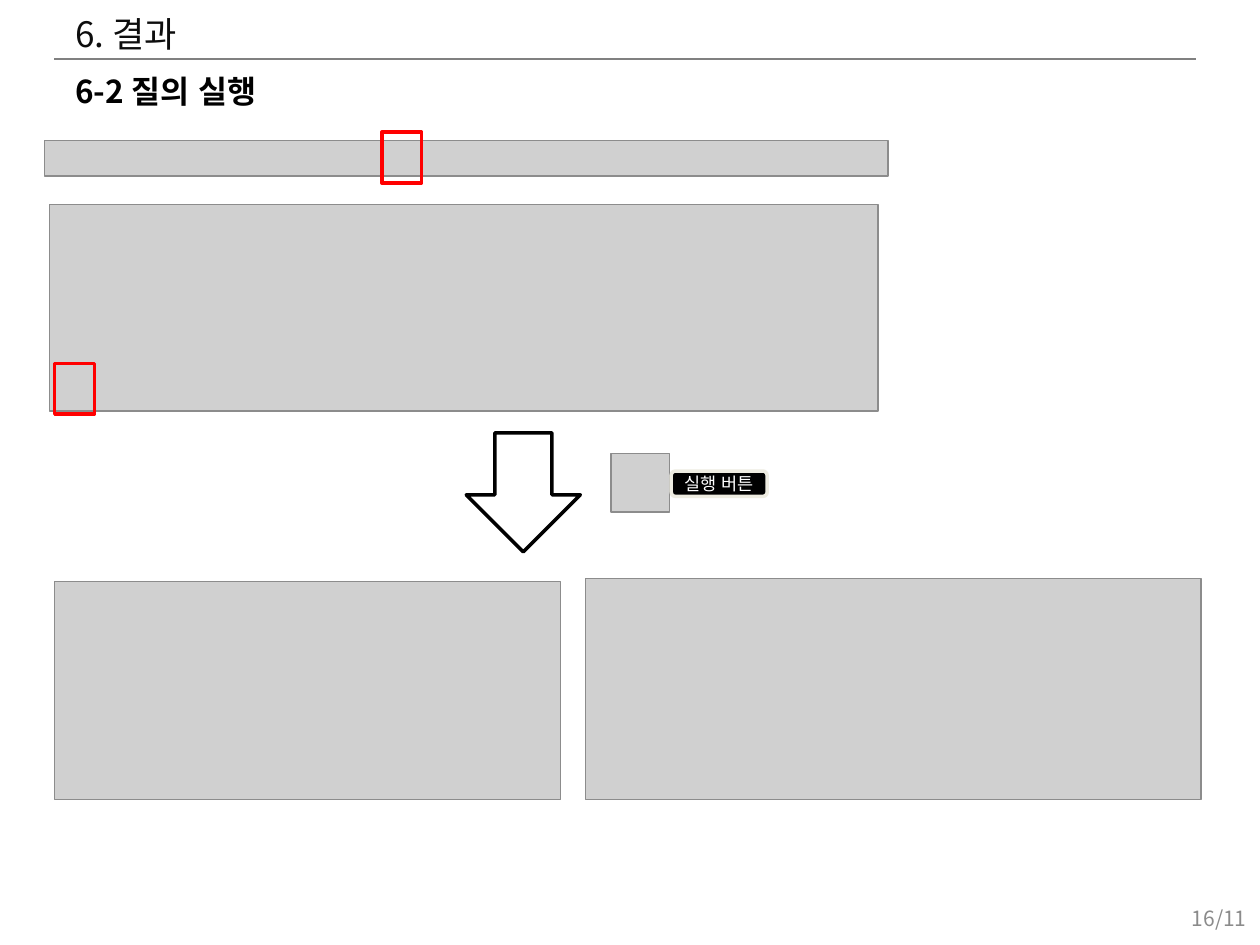
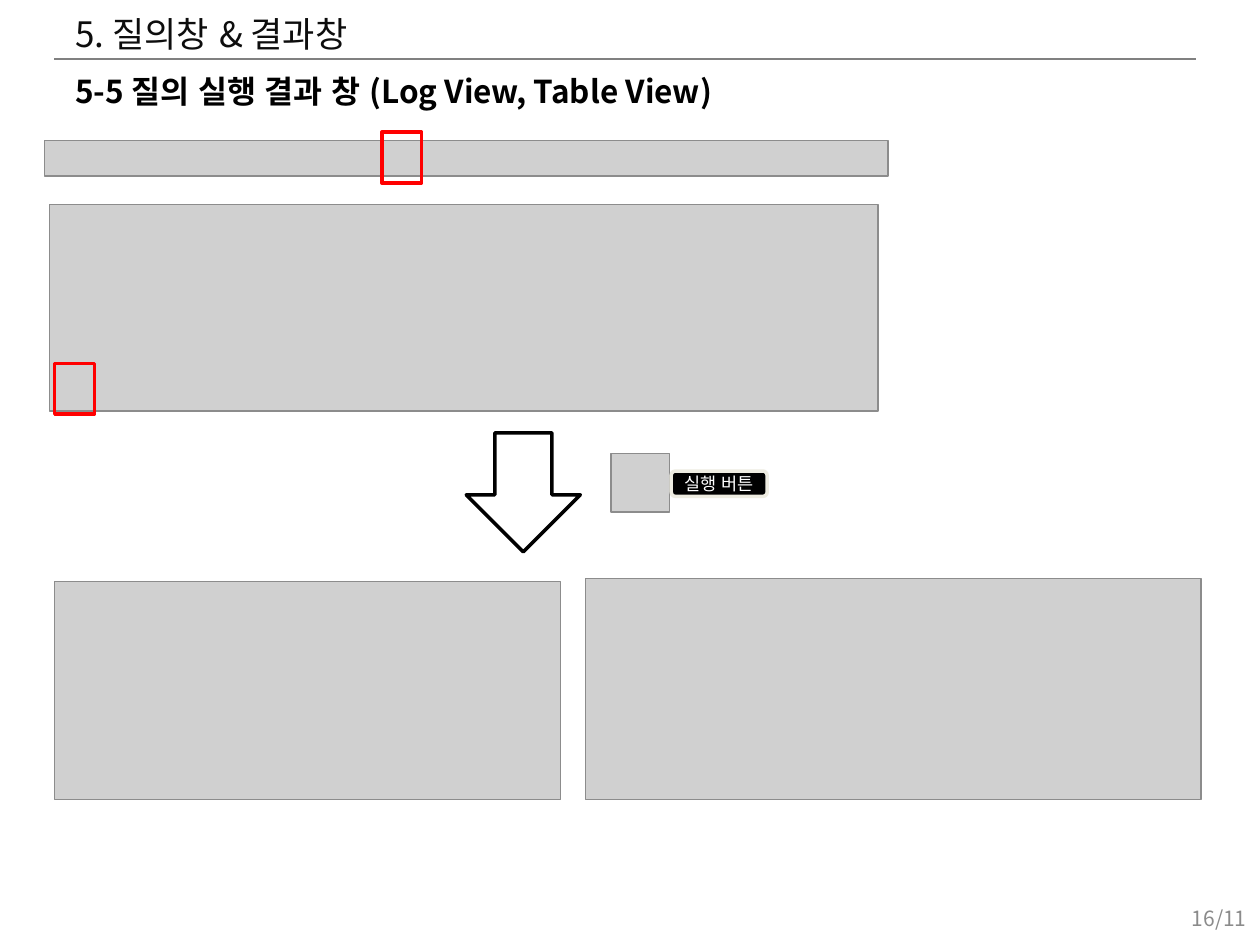
Before and after one commit to hwany7seo/gdbms_document, a slide deck: slide 16 of mockup/시각화도구_UI_UX_기획서.pptx. Drawn at 1260x945 pixels with LibreOffice and Linux fonts; fonts in the diff are those of the drawing; grey boxes stand for pictures. Boxes give left, top, right and bottom in pixels: in the first picture for what was removed or moved away, otherwise in the second. Text is boxed around its words. In the diff, an @@ line names an element or a change of style, - is before the commit and + after.

```diff
--- a/mockup/시각화도구_UI_UX_기획서.pptx
+++ b/mockup/시각화도구_UI_UX_기획서.pptx
@@ title at (75,18,348,50): text changed @@
-6. 결과
+5. 질의창 & 결과창
@@ text at (75,76,712,111): text changed @@
-6-2 질의 실행
+5-5 질의 실행 결과 창 (Log View, Table View)
```
Also in this commit, not shown: 10 other slides changed, 3 slides added, 2 slides removed, 8 other files.
